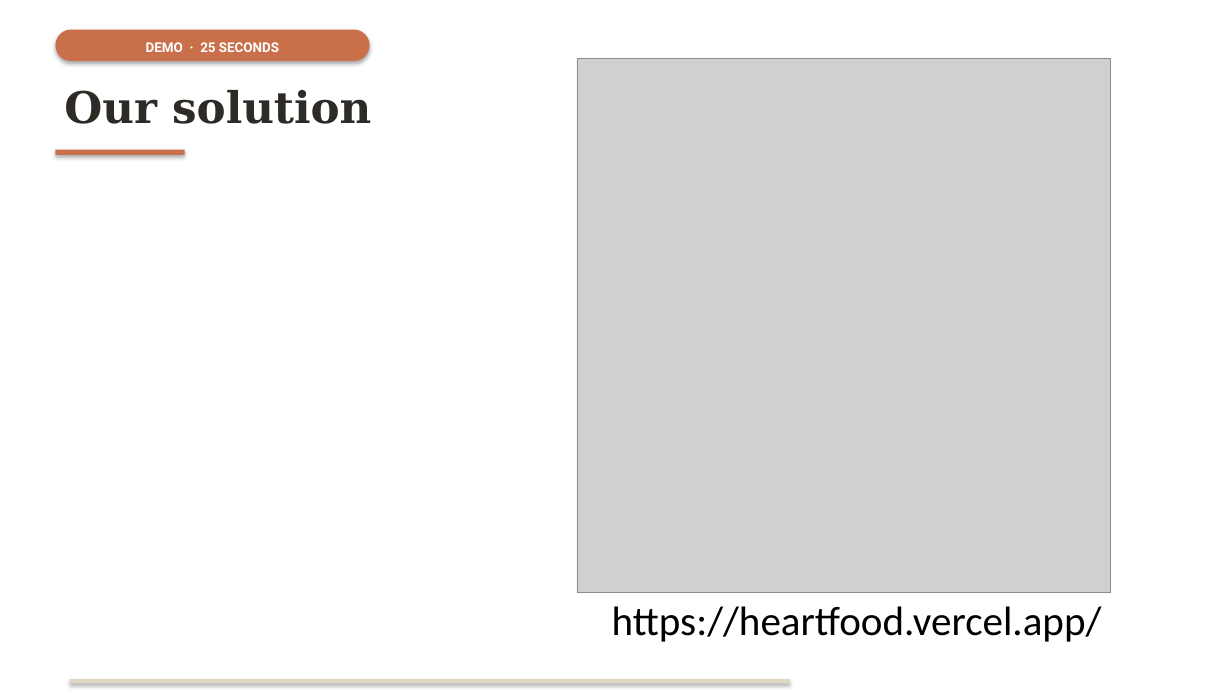
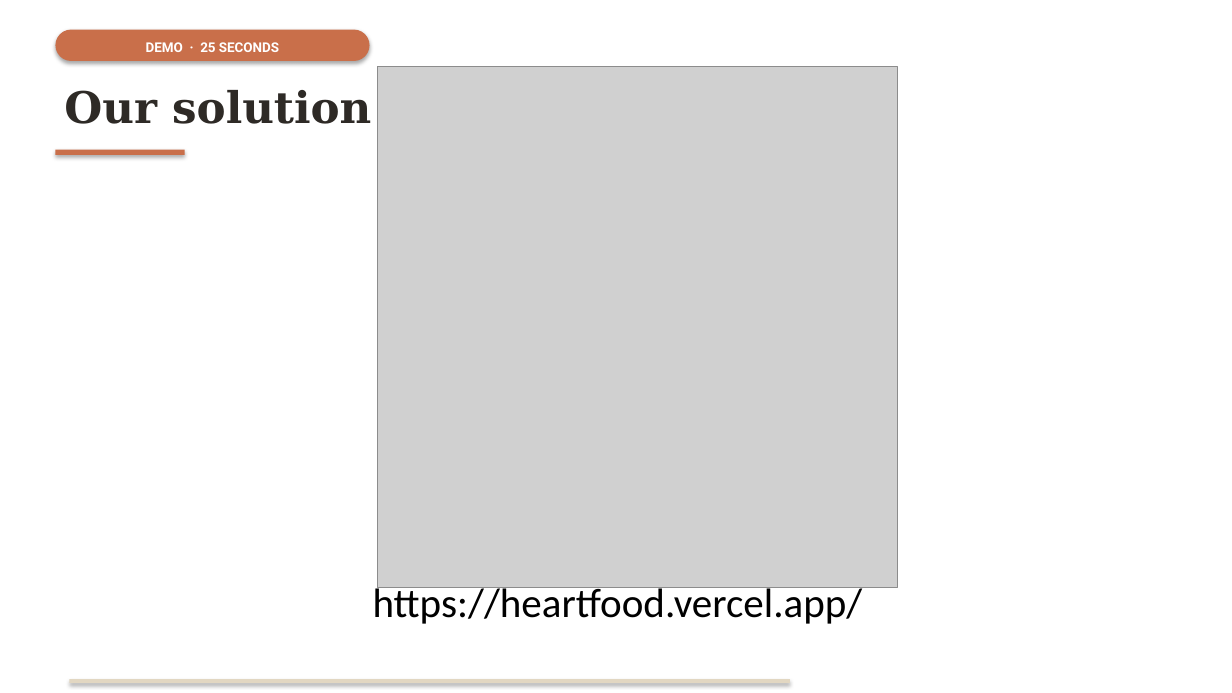
Before and after one commit to avantmehta/RAD, a slide deck: slide 5 of Modfied BurnsideAILabs_FoodAccess_Presentation.pptx. Drawn at 1232x693 pixels with LibreOffice and Linux fonts; fonts in the diff are those of the drawing; grey boxes stand for pictures. Boxes give left, top, right and bottom in pixels: in the first picture for what was removed or moved away, otherwise in the second. Text is boxed around its words. In the diff, an @@ line names an element or a change of style, - is before the commit and + after.

```diff
--- a/Modfied BurnsideAILabs_FoodAccess_Presentation.pptx
+++ b/Modfied BurnsideAILabs_FoodAccess_Presentation.pptx
@@ picture: place and size @@
-picture at (577,59,1111,593)
+picture at (377,67,897,588)
@@ text "https://heartfood.vercel.app/" rewrapped from (612,606,1102,642) to (373,584,863,624) @@
```
Also in this commit, not shown: 2 other slides changed, 1 slide removed, 1 other file.
